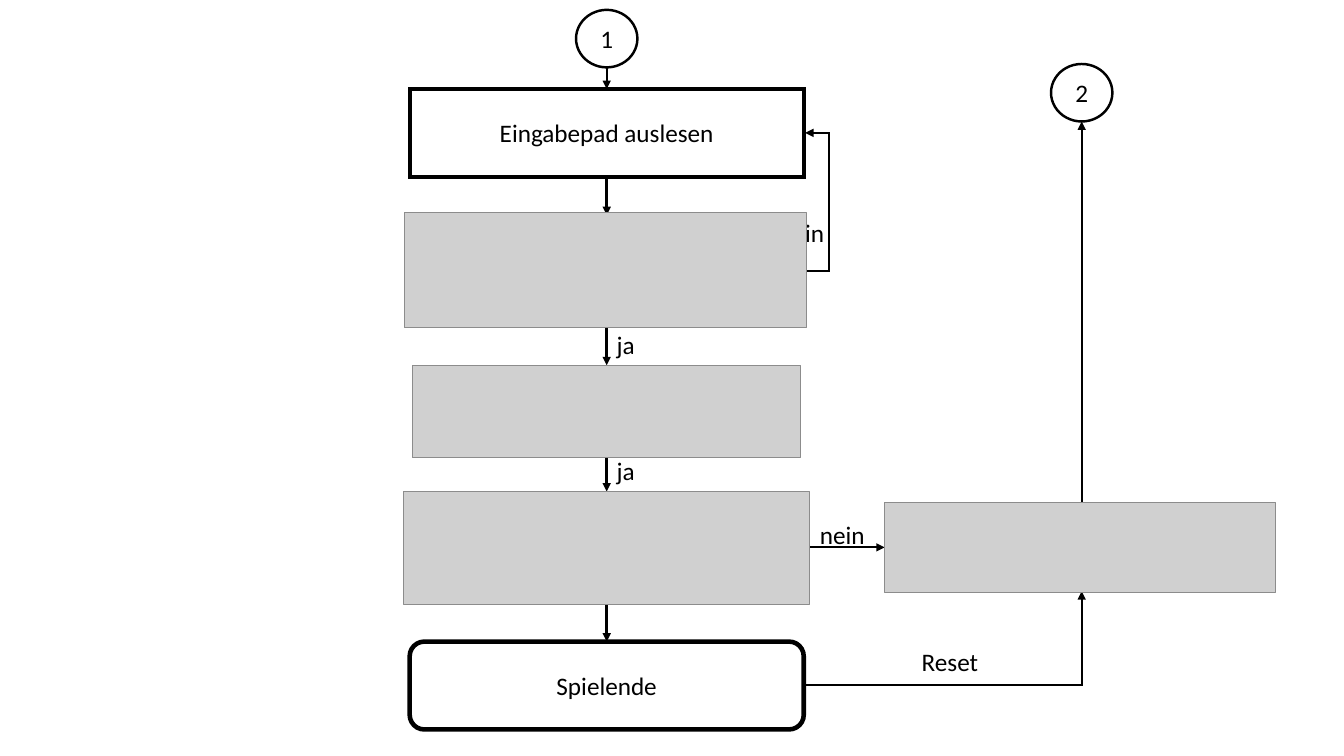
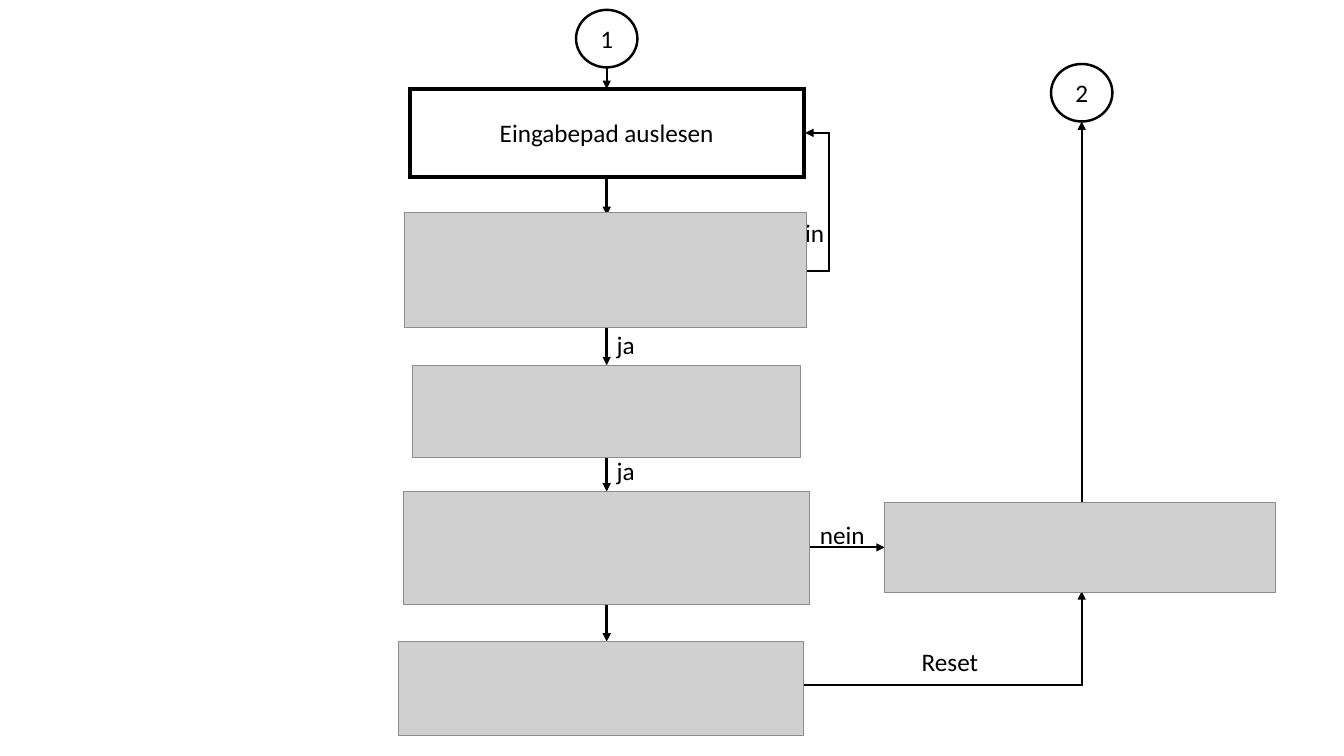
Before and after one commit to riesinger/8051-gewinnt, a slide deck: slide 7 of VierGewinnt.pptx (slide 8 before the commit). Drawn at 1344x756 pixels with LibreOffice and Linux fonts; fonts in the diff are those of the drawing; grey boxes stand for pictures. Boxes give left, top, right and bottom in pixels: in the first picture for what was removed or moved away, otherwise in the second. Text is boxed around its words. In the diff, an @@ line names an element or a change of style, - is before the commit and + after.

```diff
--- a/VierGewinnt.pptx
+++ b/VierGewinnt.pptx
@@ picture added at bbox=[399, 641, 805, 735] @@
@@ rounded rectangle removed at bbox=[409, 642, 804, 730] @@
-Spielende
```
Also in this commit, not shown: 6 other slides changed, 1 slide added, 1 slide removed.
